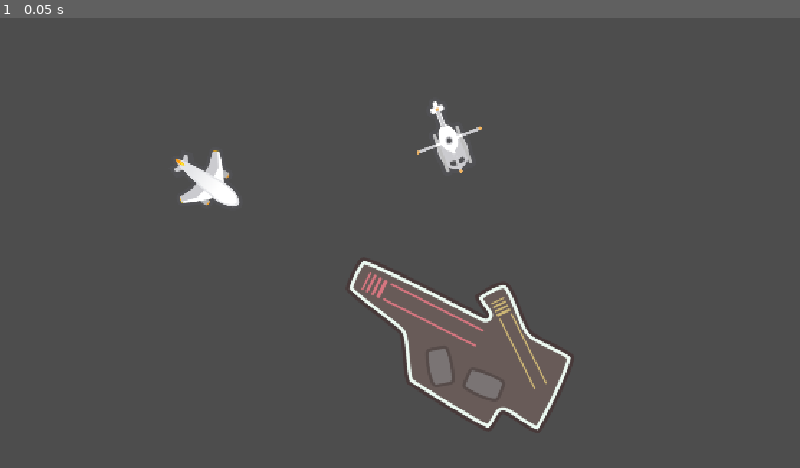
Above: before the commit, frame 1.
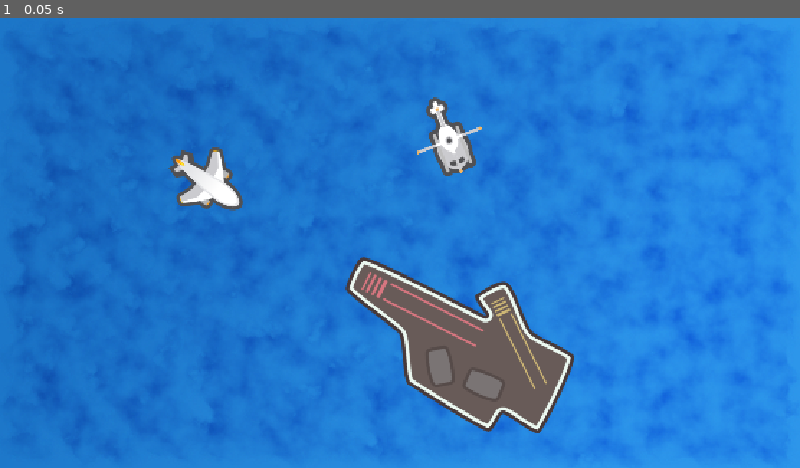
Above: after the commit, the same moment.

Repository: avnen7/2d-dev-course
Game: Godot game, scene res://Scenes/Ocean.tscn
Same seed, same stepped clock (60 frames per second), same inputs: the game is played once before the commit and once after it.
Inputs:
- Up to frame 1 (0.05 s): no input

The runs differ from the first frame. In frame 1, 93% of the frame differs, in the area x 0-100%, y 0-100%.

Commit message:
added the water sprite and set z-index

Diff:
--- a/Foundations/Scenes/Ocean.tscn
+++ b/Foundations/Scenes/Ocean.tscn
@@ -1,8 +1,9 @@
-[gd_scene load_steps=4 format=3 uid="uid://deqnob6u7rhnw"]
+[gd_scene load_steps=5 format=3 uid="uid://deqnob6u7rhnw"]
 
 [ext_resource type="Texture2D" uid="uid://cvn02ej5nkard" path="res://Assets/Plane.png" id="1_grk3k"]
 [ext_resource type="Texture2D" uid="uid://cnpsbaws0wdcf" path="res://Assets/Helicopter.png" id="2_o4g2x"]
 [ext_resource type="Texture2D" uid="uid://bcak7ufhik0x3" path="res://Assets/Carrier.png" id="3_jxjap"]
+[ext_resource type="Texture2D" uid="uid://cykk2xpb4rx7g" path="res://Assets/Water.png" id="4_au52k"]
 
 [node name="Ocean" type="Node"]
 
@@ -19,6 +20,12 @@
 texture = ExtResource("2_o4g2x")
 
 [node name="Carrier" type="Sprite2D" parent="."]
+z_index = 2
 position = Vector2(662.00006, 457.00003)
 rotation = 0.7485939
 texture = ExtResource("3_jxjap")
+
+[node name="Water" type="Sprite2D" parent="."]
+z_index = -1
+position = Vector2(576, 324)
+texture = ExtResource("4_au52k")
